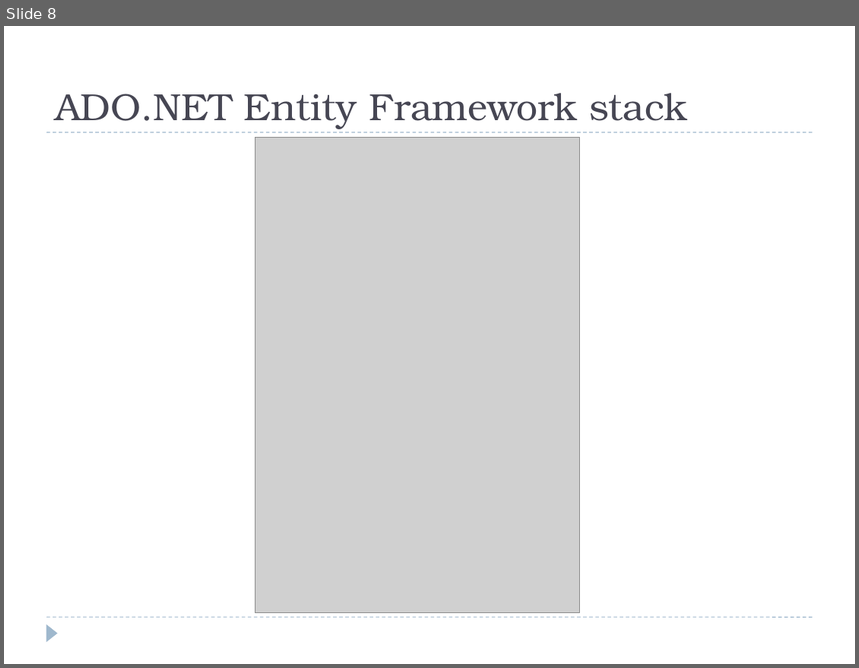
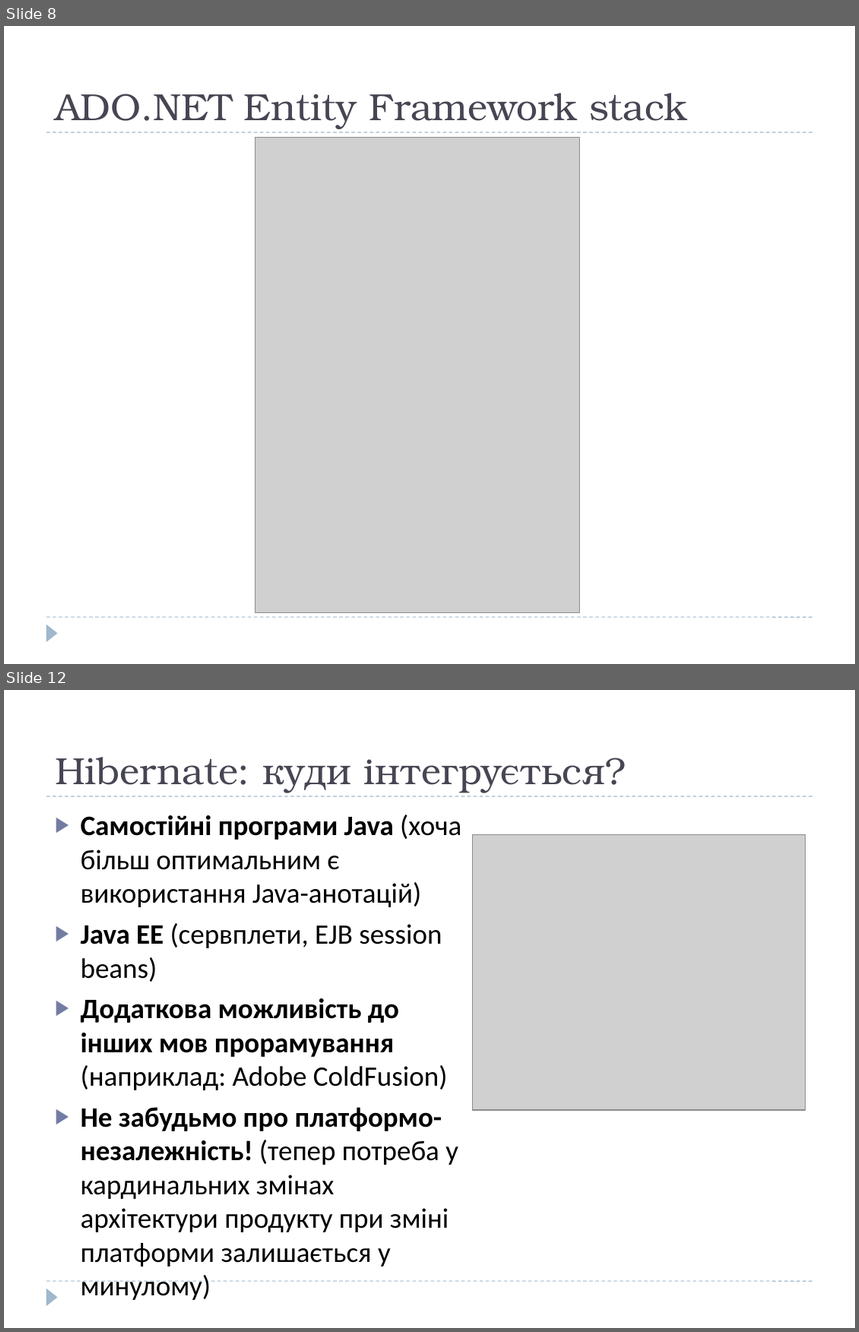
Before and after one commit to vovanovak/ExpSys, a slide deck: Documents/DB.pptx. Shown one above the other, each under a label of ours: slide 8 before the commit, slides 8 and 12 after it; the slides between them are not shown. The pictures are 859x668 and 859x1332 pixels, drawn with LibreOffice and Linux fonts; fonts in the diff are those of the drawing; grey boxes stand for pictures. Boxes give left, top, right and bottom in pixels: in the first picture for what was removed or moved away, otherwise in the second. Text is boxed around its words. In the diff, an @@ line names an element or a change of style, - is before the commit and + after.

Commit message:
Presentation update
AT LAST I've updated presentation with part about Hibernate.

```diff
--- a/Documents/DB.pptx
+++ b/Documents/DB.pptx
@@ slide 12 added at (4,690,855,1328), background #FFFFFF; not listed: 3 template elements that a slide beside it also shows @@
@@ title added at (55,757,605,793), 32 pt, text #464653 @@
+Hibernate: куди інтегрується?
@@ text added at (81,815,462,1267), 23.8 pt, text #000000 @@
+▶ Самостійні програми Java (хоча більш оптимальним є використання Java-анотацій)
+▶ Java EE (сервплети, EJB session beans)
+▶ Додаткова можливість до інших мов прорамування (наприклад: Adobe ColdFusion)
+▶ Не забудьмо про платформо-незалежність! (тепер потреба у кардинальних змінах архітектури продукту при зміні платформи залишається у минулому)
@@ picture added at (472,834,805,1110) @@
```
Also in this commit, not shown: 1 slide changed, 5 other slides added, 1 slide removed.
